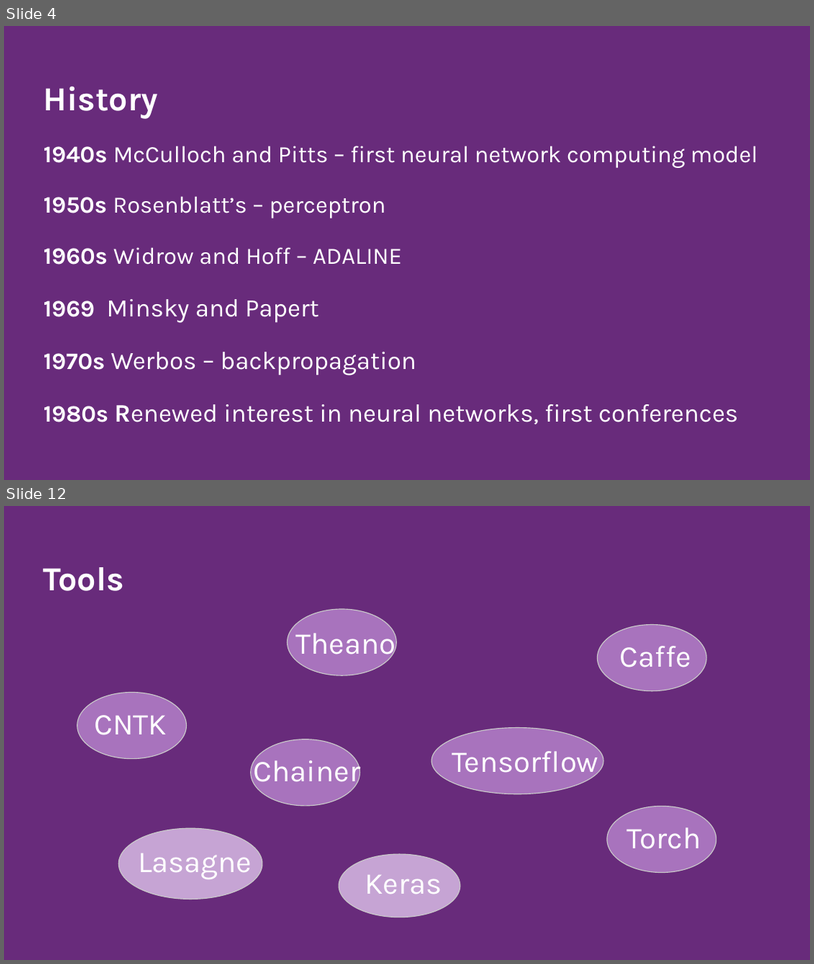
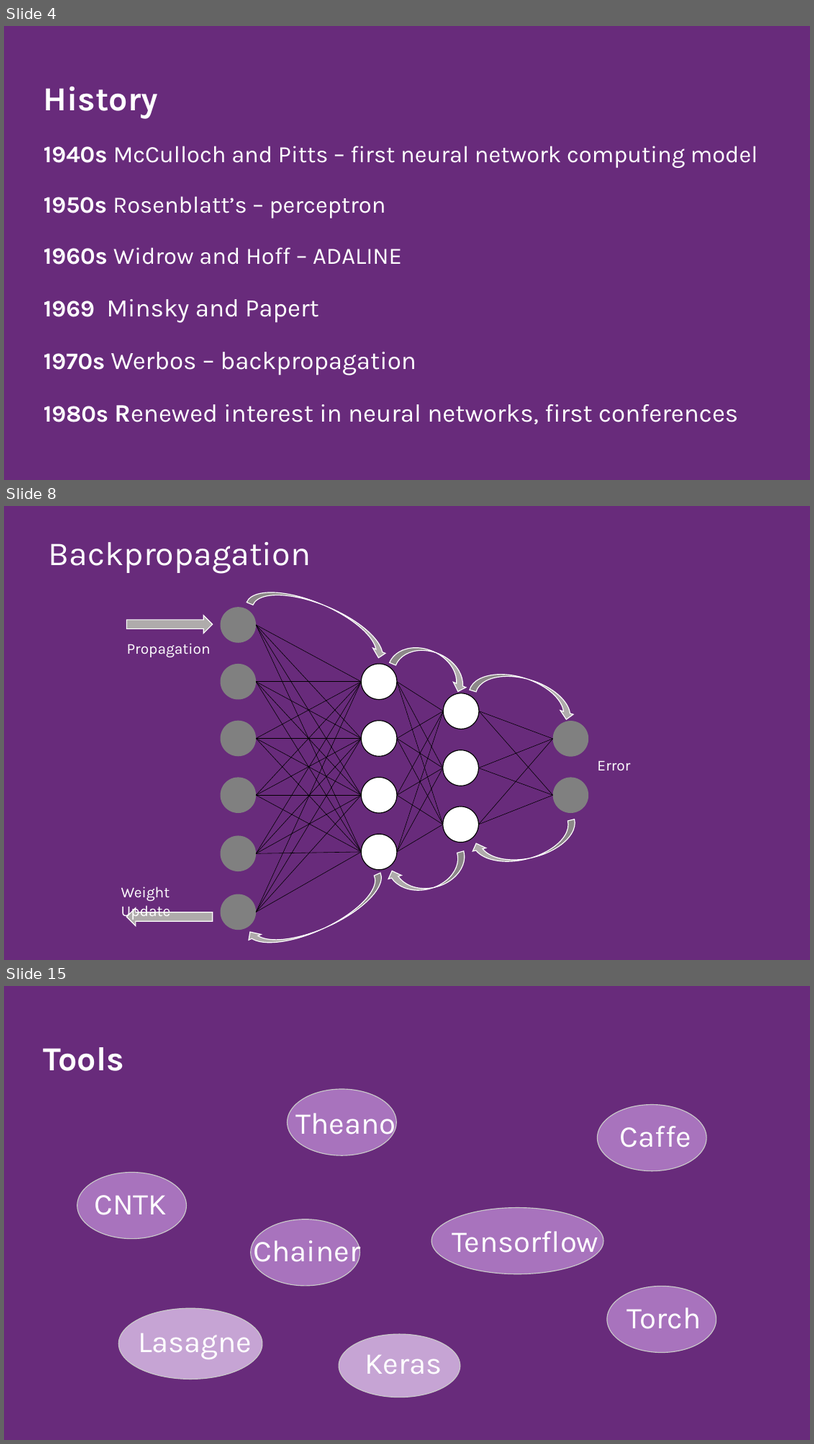
Before and after one commit to biancafbmd/Workshops, a slide deck: DeepLearningIntro/IntroToDeepLearning.pptx. Shown one above the other, each under a label of ours: slides 4 and 12 before the commit, slides 4, 8 and 15 after it; the slides between them are not shown. The pictures are 814x964 and 814x1444 pixels, drawn with LibreOffice and Linux fonts; fonts in the diff are those of the drawing. Boxes give left, top, right and bottom in pixels: in the first picture for what was removed or moved away, otherwise in the second. Text is boxed around its words. In the diff, an @@ line names an element or a change of style, - is before the commit and + after.

```diff
--- a/DeepLearningIntro/IntroToDeepLearning.pptx
+++ b/DeepLearningIntro/IntroToDeepLearning.pptx
@@ slide 8 added at [4, 506, 810, 960], background #682B7B @@
@@ title added at [49, 542, 311, 574], 40 pt, text #FFFFFF @@
+Backpropagation
@@ curved down arrow added at [247, 577, 396, 661], fill #AFABAB, outline #FFFFFF 1 pt @@
@@ right arrow added at [127, 615, 213, 633], fill #AFABAB, outline #FFFFFF 1 pt @@
@@ text added at [127, 643, 211, 657], 18 pt, text #FFFFFF @@
+Propagation
@@ curved down arrow added at [390, 638, 475, 694], fill #AFABAB, outline #FFFFFF 1 pt @@
@@ curved down arrow added at [470, 664, 581, 721], fill #AFABAB, outline #FFFFFF 1 pt @@
@@ text added at [597, 761, 630, 770], 18 pt, text #FFFFFF @@
+Error
@@ group added at [221, 607, 589, 929]: 42 lines, 15 ellipses @@
@@ curved down arrow added at [470, 819, 581, 871], fill #AFABAB, outline #FFFFFF 1 pt @@
@@ curved down arrow added at [386, 851, 471, 898], fill #AFABAB, outline #FFFFFF 1 pt @@
@@ curved down arrow added at [244, 872, 392, 959], fill #AFABAB, outline #FFFFFF 1 pt @@
@@ text added at [121, 886, 171, 919], 18 pt, text #FFFFFF @@
+Weight Update
@@ right arrow added at [127, 908, 213, 926], fill #AFABAB, outline #FFFFFF 1 pt @@
@@ what was slide 12 is now slide 15 @@
```
Also in this commit, not shown: 7 slides changed, 2 other slides added.
